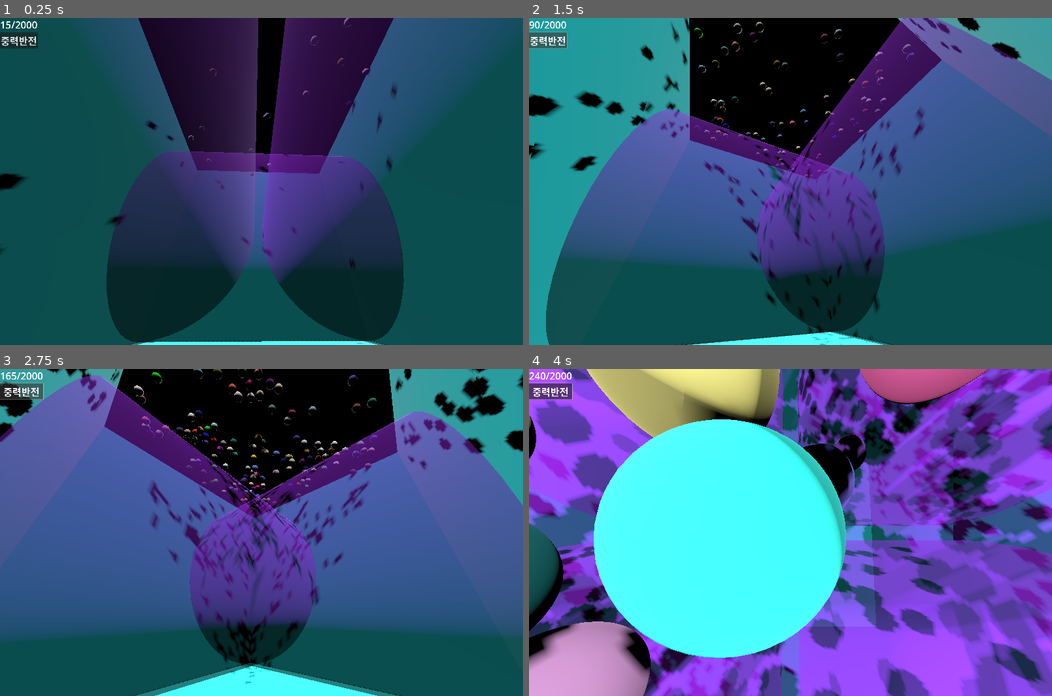
Above: before the commit, frames 1-4 (two rows, left to right).
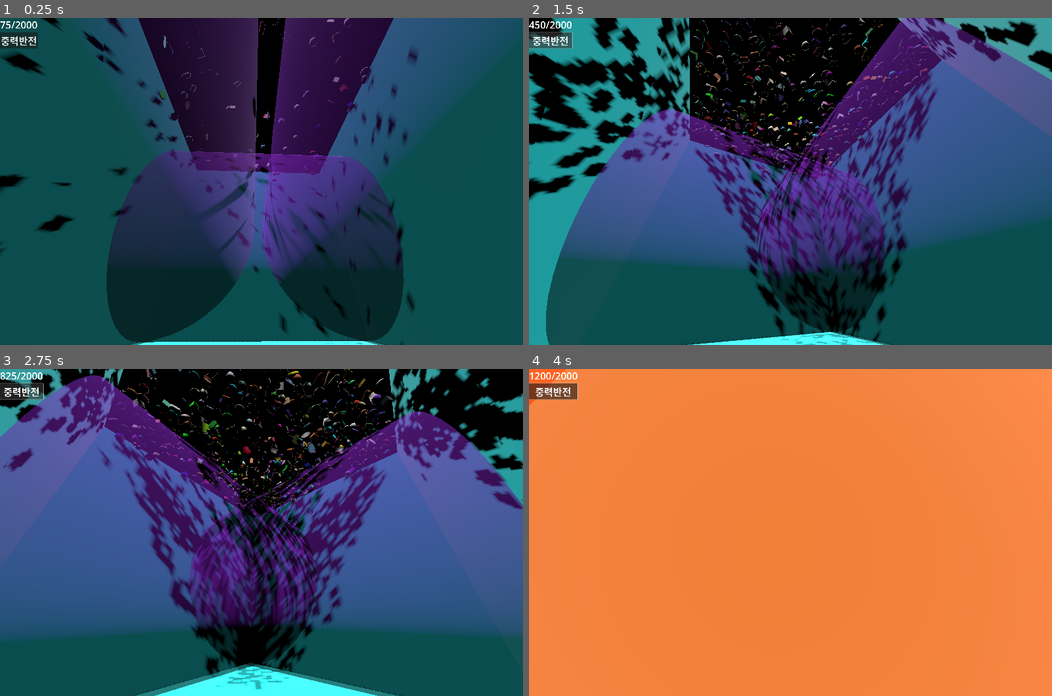
Above: after the commit, the same moments.

Repository: kasworld/gd4hourglass
Game: Godot game, scene res://main.tscn
Same seed, same stepped clock (60 frames per second), same inputs: the game is played once before the commit and once after it.
Inputs (mouse positions are in pixels of both pictures, inside the frame that each line leads up to):
- Up to frame 1 (0.25 s): no input
- Up to frame 2 (1.5 s): click "중력반전" at 0.5 s; click "중력반전" at 1.25 s
- Up to frame 3 (2.75 s): click "중력반전" at 2 s
- Up to frame 4 (4 s): tap Enter at 2.75, 2.85, 3.6 s; move the mouse to (905, 516) at 2.77 s; click (905, 516) at 2.92 s; tap Space at 3.02, 3.77 s; move the mouse to (685, 548) at 3.52 s; click (685, 548) at 3.67 s

The runs differ from the first frame. In frame 1, 3.2% of the frame differs, in the area x 0-80%, y 0-100%; in frame 2, 21%; in frame 3, 24%; in frame 4, 100%, in the area x 0-100%, y 0-100%.

Commit message:
many shape

Diff:
--- a/capsule.tscn
+++ b/capsule.tscn
@@ -1,11 +1,10 @@
 [gd_scene load_steps=6 format=3 uid="uid://chn8py031cx10"]
 
-[ext_resource type="Script" path="res://capsule.gd" id="1_2mnhe"]
+[ext_resource type="Script" uid="uid://bakjkxekucsf0" path="res://capsule.gd" id="1_2mnhe"]
 
 [sub_resource type="PhysicsMaterial" id="PhysicsMaterial_2mnhe"]
 resource_local_to_scene = true
 friction = 0.0
-bounce = 1.0
 
 [sub_resource type="CapsuleShape3D" id="CapsuleShape3D_2mnhe"]
 resource_local_to_scene = true
--- a/char.tscn
+++ b/char.tscn
@@ -3,8 +3,7 @@
 [ext_resource type="Script" uid="uid://tlc0hcmltb3y" path="res://char.gd" id="1_njpxk"]
 
 [sub_resource type="PhysicsMaterial" id="PhysicsMaterial_5k12k"]
-friction = 0.5
-bounce = 0.5
+friction = 0.0
 
 [sub_resource type="BoxShape3D" id="BoxShape3D_njpxk"]
 resource_local_to_scene = true
--- a/coin.tscn
+++ b/coin.tscn
@@ -5,7 +5,6 @@
 [sub_resource type="PhysicsMaterial" id="PhysicsMaterial_0t63x"]
 resource_local_to_scene = true
 friction = 0.0
-bounce = 1.0
 
 [sub_resource type="CylinderShape3D" id="CylinderShape3D_v7riw"]
 resource_local_to_scene = true
--- a/dice.tscn
+++ b/dice.tscn
@@ -1,11 +1,10 @@
 [gd_scene load_steps=6 format=3 uid="uid://cv2c7ya88ymv3"]
 
-[ext_resource type="Script" path="res://dice.gd" id="1_ju2fo"]
+[ext_resource type="Script" uid="uid://ch5v7h60lb75l" path="res://dice.gd" id="1_ju2fo"]
 
 [sub_resource type="PhysicsMaterial" id="PhysicsMaterial_ew7su"]
 resource_local_to_scene = true
 friction = 0.0
-bounce = 1.0
 
 [sub_resource type="BoxShape3D" id="BoxShape3D_ew7su"]
 resource_local_to_scene = true
--- a/main.gd
+++ b/main.gd
@@ -19,6 +19,31 @@
 			).init(Vector3.ZERO, Vector3.ZERO
 			).set_color(random_color()
 			).set_radius(0.3
+		)))
+		$DropContainer.add_child(rand_pos_rot(
+			preload("res://char.tscn").instantiate(
+			).init(Vector3.ZERO, Vector3.ZERO
+			).set_color(random_color()
+			).set_height_depth(0.8,0.1
+			).set_char(PlayingCard.Symbols.pick_random()
+		)))
+		$DropContainer.add_child(rand_pos_rot(
+			preload("res://coin.tscn").instantiate(
+			).init(Vector3.ZERO, Vector3.ZERO
+			).set_color(random_color()
+			).set_radius_height(0.4,0.1
+		)))
+		$DropContainer.add_child(rand_pos_rot(
+			preload("res://capsule.tscn").instantiate(
+			).init(Vector3.ZERO, Vector3.ZERO
+			).set_color(random_color()
+			).set_radius_height(0.2,0.8
+		)))
+		$DropContainer.add_child(rand_pos_rot(
+			preload("res://dice.tscn").instantiate(
+			).init(Vector3.ZERO, Vector3.ZERO
+			).set_color(random_color()
+			).set_size( Vector3(0.5, 0.5, 0.5)
 		)))
 	update_label()
 	var t = Time.get_unix_time_from_system() /-3.0
